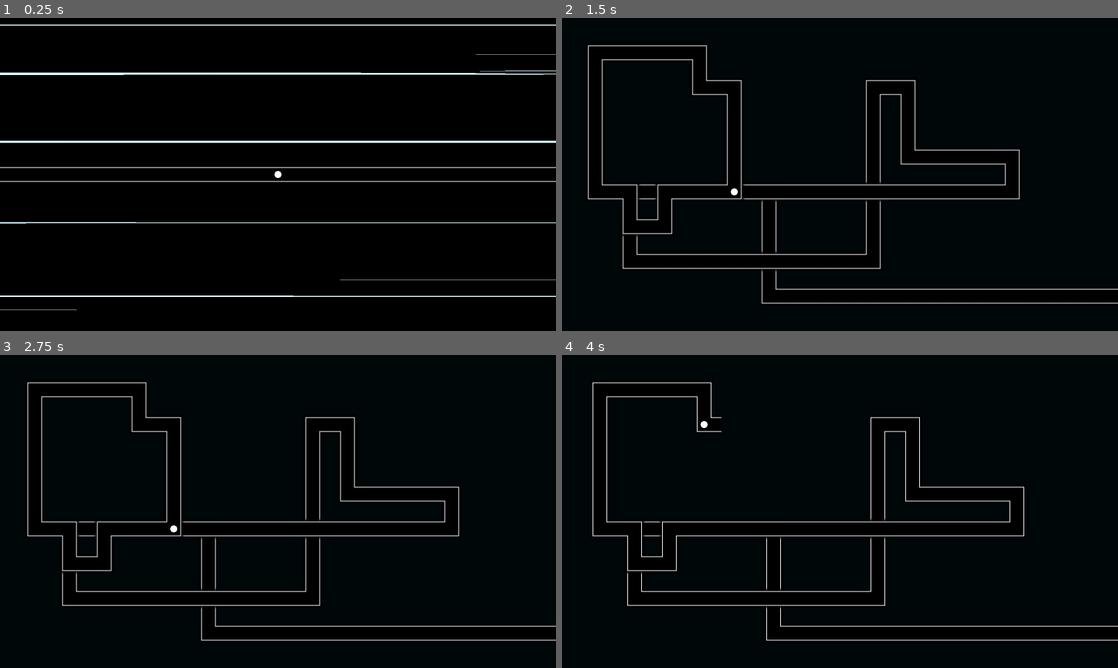
Above: before the commit, frames 1-4 (two rows, left to right).
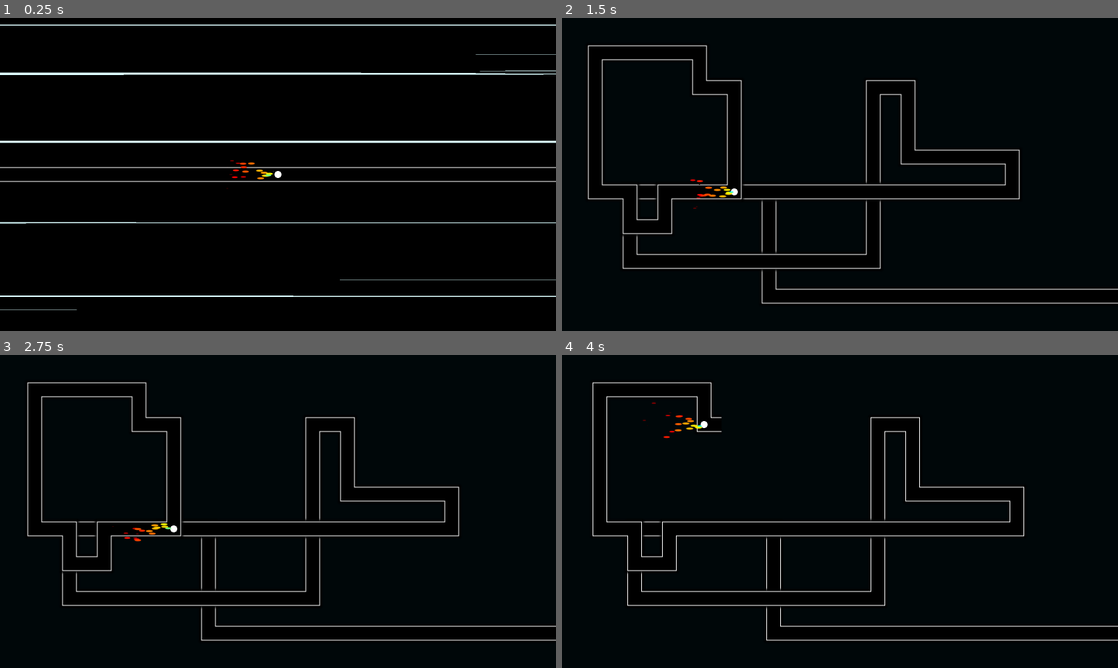
Above: after the commit, the same moments.

Repository: MoutonDemocrate/CHECK-IT-UP
Game: Godot game, scene res://scenes/main.tscn
Two runs of this game, one before a commit and one after it. Both use one fixed random seed, a clock stepped at 60 frames per second and the inputs below.
Inputs:
- Up to frame 1 (0.25 s): no input
- Up to frame 2 (1.5 s): hold Right (right) 0.53-1.28 s; hold Down (down) from 1.28 s (still down)
- Up to frame 3 (2.75 s): release Down (down) at 2.03 s; hold Right (right) from 2.03 s (still down)
- Up to frame 4 (4 s): tap Enter at 2.75 s; release Right (right) at 2.78 s; hold Up (up) 2.78-3.53 s; hold Left (left) from 3.53 s (still down)

The runs differ from the first frame. In frame 1, 0.1% of the frame differs, in the area x 40-50%, y 45-55%; in frame 2, 0.1%; in frame 3, 0.1%, in the area x 20-31%, y 53-60%; in frame 4, 0.1%.

Commit message:
Tried to make sparks (failed)
luigi

Diff:
--- a/scenes/main.tscn
+++ b/scenes/main.tscn
@@ -24,6 +24,7 @@
 [ext_resource type="Script" path="res://scenes/Void.gd" id="13_7a4jl"]
 [ext_resource type="Script" path="res://scenes/point_scenes/speed_lines_rect.gd" id="14_80mxc"]
 [ext_resource type="Script" path="res://scenes/SpeedLinesContainer.gd" id="14_bi13k"]
+[ext_resource type="Texture2D" uid="uid://bcadj2xve5q2a" path="res://assets/textures/particles/Spark.png" id="21_k5y07"]
 
 [sub_resource type="Gradient" id="Gradient_ncgqo"]
 colors = PackedColorArray(0, 0, 0, 1, 0.39, 1, 0.928833, 1)
@@ -182,6 +183,34 @@
 "speed": 5.0
 }]
 
+[sub_resource type="Gradient" id="Gradient_iet15"]
+offsets = PackedFloat32Array(0, 0.0413223, 0.0909091, 0.661157, 1)
+colors = PackedColorArray(0.997667, 0.99, 1, 1, 0, 0.996078, 1, 1, 0.94902, 1, 0, 1, 1, 0, 0, 1, 0, 0, 0, 1)
+
+[sub_resource type="GradientTexture1D" id="GradientTexture1D_5wcrk"]
+gradient = SubResource("Gradient_iet15")
+
+[sub_resource type="Curve" id="Curve_fgh0f"]
+_data = [Vector2(0, 0), 0.0, 0.0, 0, 0, Vector2(0.0804196, 1), 0.0, 0.0, 0, 0, Vector2(1, 0), -3.84992, 0.0, 0, 0]
+point_count = 3
+
+[sub_resource type="CurveTexture" id="CurveTexture_uwg5s"]
+curve = SubResource("Curve_fgh0f")
+
+[sub_resource type="ParticleProcessMaterial" id="ParticleProcessMaterial_u8vtn"]
+emission_shape = 1
+emission_sphere_radius = 8.9
+particle_flag_disable_z = true
+direction = Vector3(-1, 0, 0)
+spread = 23.33
+gravity = Vector3(0, 0, 0)
+initial_velocity_min = 482.72
+initial_velocity_max = 1000.0
+orbit_velocity_min = 0.0
+orbit_velocity_max = 0.0
+scale_curve = SubResource("CurveTexture_uwg5s")
+color_ramp = SubResource("GradientTexture1D_5wcrk")
+
 [sub_resource type="Gradient" id="Gradient_028eg"]
 
 [sub_resource type="FastNoiseLite" id="FastNoiseLite_e677u"]
@@ -422,6 +451,15 @@
 [node name="AnimatedSprite2D" type="AnimatedSprite2D" parent="Player"]
 sprite_frames = SubResource("SpriteFrames_s3ucp")
 
+[node name="GPUParticles2D" type="GPUParticles2D" parent="Player"]
+amount = 20
+process_material = SubResource("ParticleProcessMaterial_u8vtn")
+texture = ExtResource("21_k5y07")
+lifetime = 0.2
+trail_lifetime = 0.01
+trail_sections = 2
+trail_section_subdivisions = 1
+
 [node name="Camera2D" type="Camera2D" parent="."]
 texture_filter = 1
 position = Vector2(800, 450)
--- /dev/null
+++ b/scenes/point_scenes/particle_effect.tscn
@@ -0,0 +1,47 @@
+[gd_scene load_steps=6 format=3 uid="uid://cqmqpyuumoma5"]
+
+[sub_resource type="Gradient" id="Gradient_4ukwb"]
+offsets = PackedFloat32Array(0, 0.545455, 1)
+colors = PackedColorArray(1, 1, 0, 1, 1, 0, 0, 1, 0, 0, 0, 1)
+
+[sub_resource type="GradientTexture1D" id="GradientTexture1D_xmmj3"]
+gradient = SubResource("Gradient_4ukwb")
+
+[sub_resource type="Curve" id="Curve_up17n"]
+_data = [Vector2(0, 1), 0.0, 0.0, 0, 0, Vector2(1, 0), 0.0, 0.0, 0, 0]
+point_count = 2
+
+[sub_resource type="CurveTexture" id="CurveTexture_05sy2"]
+curve = SubResource("Curve_up17n")
+
+[sub_resource type="ParticleProcessMaterial" id="ParticleProcessMaterial_mllxw"]
+lifetime_randomness = 0.28
+particle_flag_disable_z = true
+spread = 29.84
+gravity = Vector3(0, 0, 0)
+initial_velocity_min = 14.55
+initial_velocity_max = 86.42
+orbit_velocity_min = 0.0
+orbit_velocity_max = 0.0
+scale_curve = SubResource("CurveTexture_05sy2")
+color_ramp = SubResource("GradientTexture1D_xmmj3")
+hue_variation_min = -0.1
+hue_variation_max = 0.05
+turbulence_noise_strength = 0.52
+turbulence_noise_scale = 6.65
+turbulence_noise_speed = Vector3(0.24, 0, 0)
+turbulence_influence_min = 0.03
+turbulence_influence_max = 0.11
+
+[node name="ParticleEffect" type="Node2D"]
+
+[node name="GPUParticles2D" type="GPUParticles2D" parent="."]
+emitting = false
+amount = 40
+process_material = SubResource("ParticleProcessMaterial_mllxw")
+one_shot = true
+explosiveness = 0.95
+randomness = 0.05
+trail_lifetime = 0.01
+trail_sections = 2
+trail_section_subdivisions = 1
Binary file added: assets/textures/particles/Spark.png
Not shown, added: assets/textures/particles/Spark.png.import
Not shown: 1 places in scenes/main.tscn that only renumber resources
